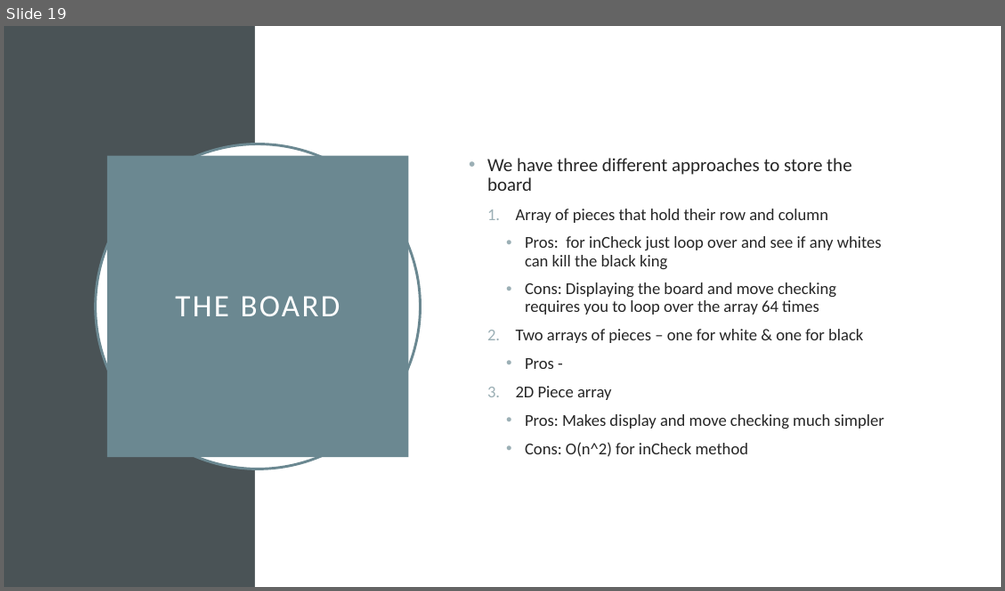
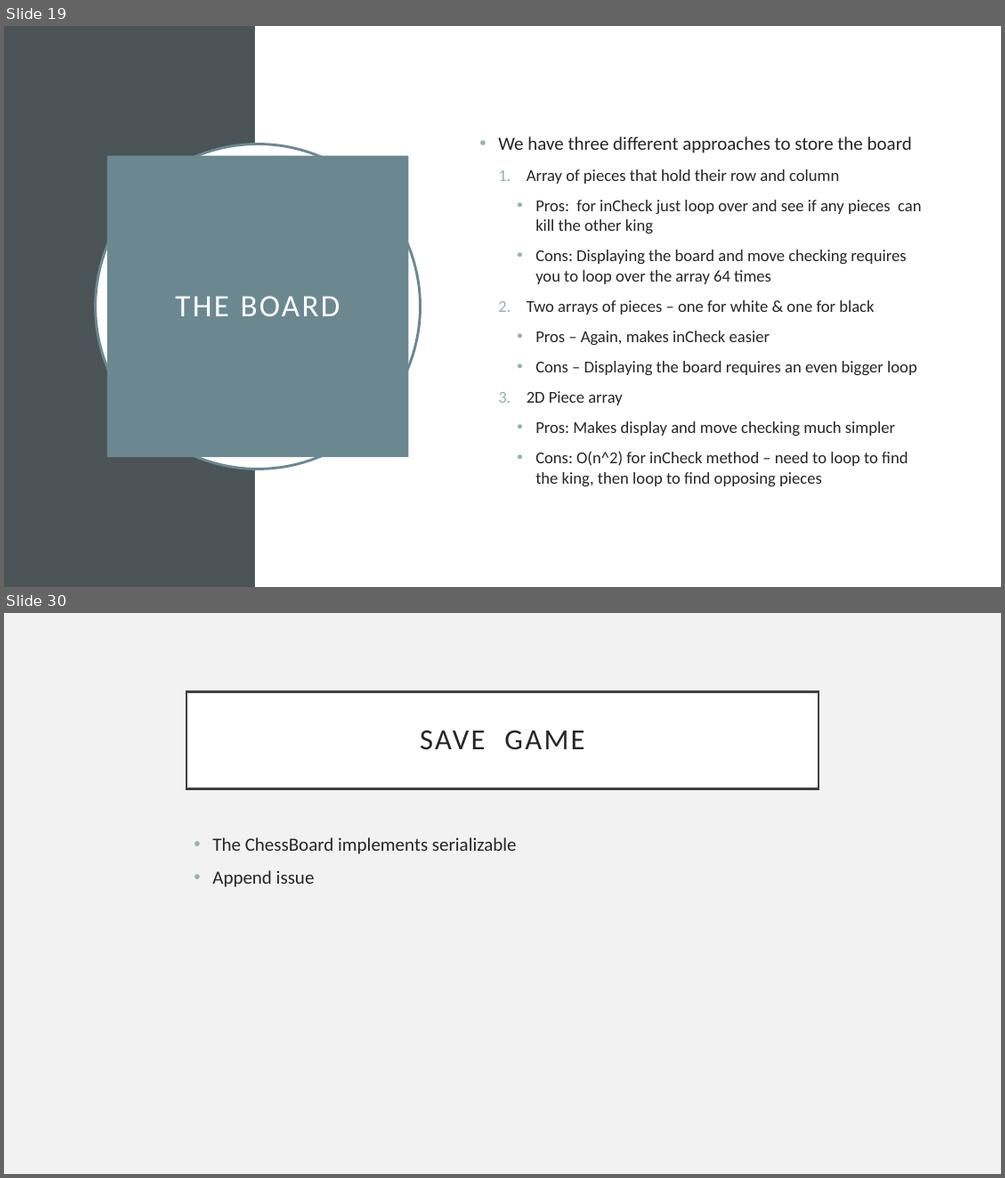
Before and after one commit to mo523/Chess, a slide deck: Adventures in Chess.pptx. Shown one above the other, each under a label of ours: slide 19 before the commit, slides 19 and 30 after it; the slides between them are not shown. The pictures are 1005x591 and 1005x1178 pixels, drawn with LibreOffice and Linux fonts; fonts in the diff are those of the drawing. Boxes give left, top, right and bottom in pixels: in the first picture for what was removed or moved away, otherwise in the second. Text is boxed around its words. In the diff, an @@ line names an element or a change of style, - is before the commit and + after.

```diff
--- a/Adventures in Chess.pptx
+++ b/Adventures in Chess.pptx
@@ slide 30 added at [4, 613, 1001, 1174], background #F2F2F2 @@
@@ title added at [186, 691, 818, 788], fill #FFFFFF, outline #404040 2.5 pt, 28 pt, text #262626 @@
+SAVE GAME
@@ text added at [212, 837, 517, 887], 18 pt, text #262626 @@
+• The ChessBoard implements serializable
+• Append issue
@@ slide 19 changed as well @@
@@ text "We have three different approaches ...": place and size @@
-text "We have three different approaches ..." at [487, 158, 884, 457]
+text "We have three different approaches ..." at [498, 136, 921, 486]
@@ text at [498, 136, 912, 435]: line spacing 0.9 to 1 @@
@@ text at [535, 200, 921, 233]: text changed @@
-    • Pros: for inCheck just loop over and see if any whites can kill the black king
+    • Pros: for inCheck just loop over and see if any pieces can kill the other king
@@ text at [535, 330, 917, 375]: text changed @@
-    • Pros -
+    • Pros – Again, makes inCheck easier
+    • Cons – Displaying the board requires an even bigger loop
@@ text at [535, 451, 907, 486]: text changed @@
-    • Cons: O(n^2) for inCheck method
+    • Cons: O(n^2) for inCheck method – need to loop to find the king, then loop to find opposing pieces
```
Also in this commit, not shown: 3 other slides changed, 11 other slides added, 1 slide removed.
